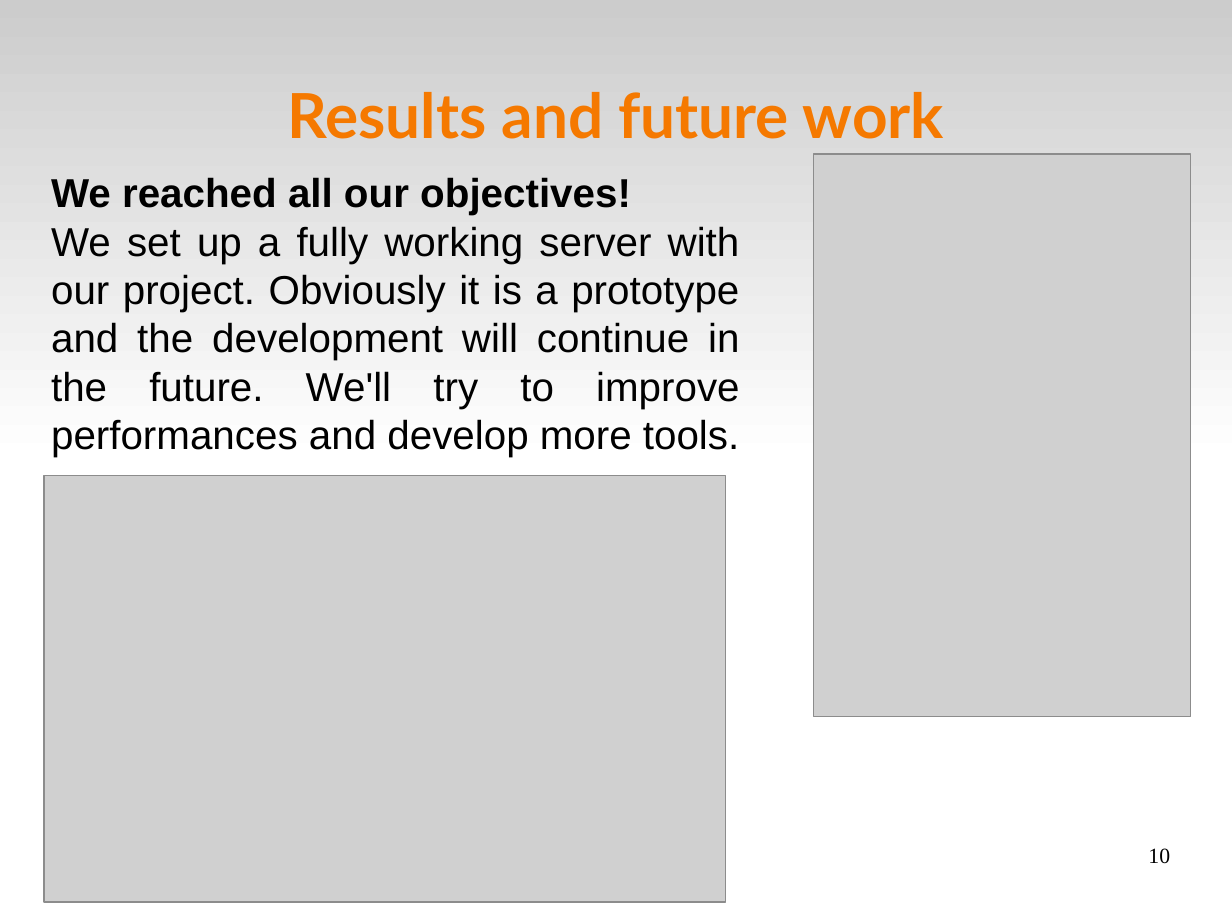
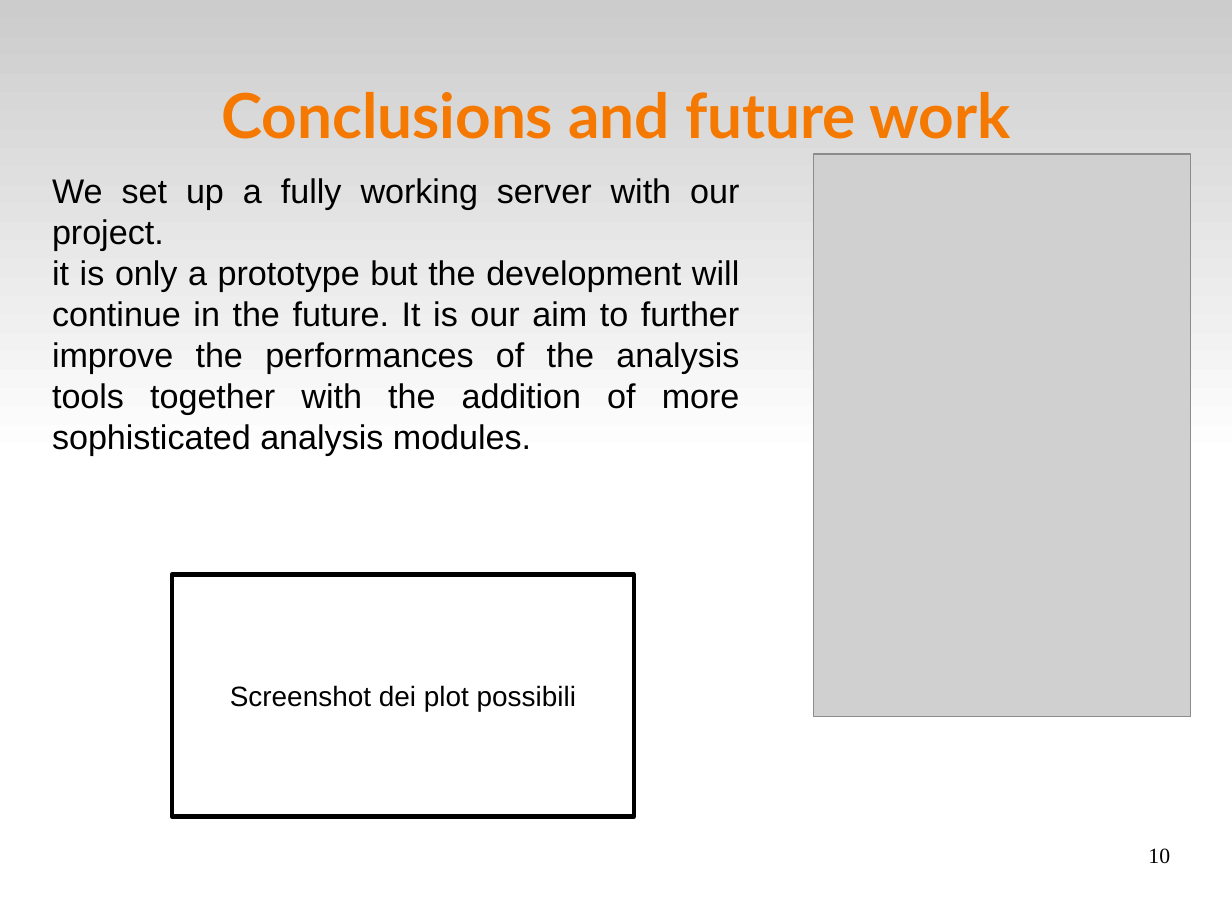
Before and after one commit to volpino/docs-EURAC, a slide deck: slide 10 of presentazione_svizzera.odp. Drawn at 1232x924 pixels with LibreOffice and Linux fonts; fonts in the diff are those of the drawing; grey boxes stand for pictures. Boxes give left, top, right and bottom in pixels: in the first picture for what was removed or moved away, otherwise in the second. Text is boxed around its words. In the diff, an @@ line names an element or a change of style, - is before the commit and + after.

```diff
--- a/presentazione_svizzera.odp
+++ b/presentazione_svizzera.odp
@@ title at bbox=[221, 92, 1010, 139]: text changed @@
-Results and future work
+Conclusions and future work
@@ text at bbox=[52, 178, 740, 455]: text changed; size 26 to 22 pt @@
-We reached all our objectives!
-We set up a fully working server with our project. Obviously it is a prototype and the development will continue in the future. We'll try to improve performances and develop more tools.
+We set up a fully working server with our project.
+it is only a prototype but the development will continue in the future. It is our aim to further improve the performances of the analysis tools together with the addition of more sophisticated analysis modules.
@@ picture removed at bbox=[44, 476, 726, 902] @@
@@ rectangle added at bbox=[172, 575, 634, 817], outline #000000 2.83 pt, 18 pt, text #000000 @@
+Screenshot dei plot possibili
```
Also in this commit, not shown: 8 other slides changed, 1 other file.
